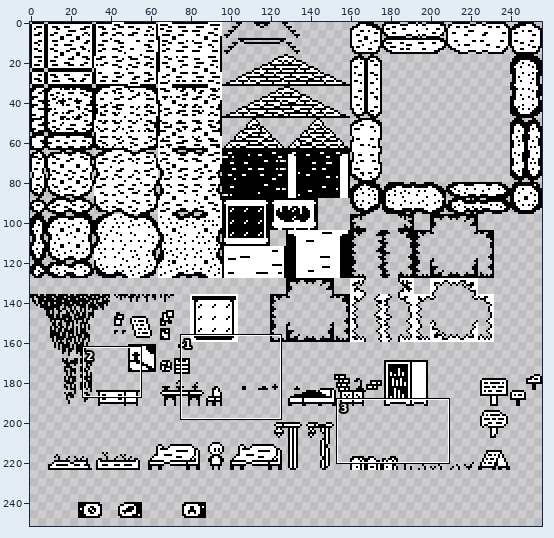
Sprite sheet: art/environment/tileset.png. The picture above shows the old version from afar; the outline marks the close-up.
Close-up. First the earlier version:
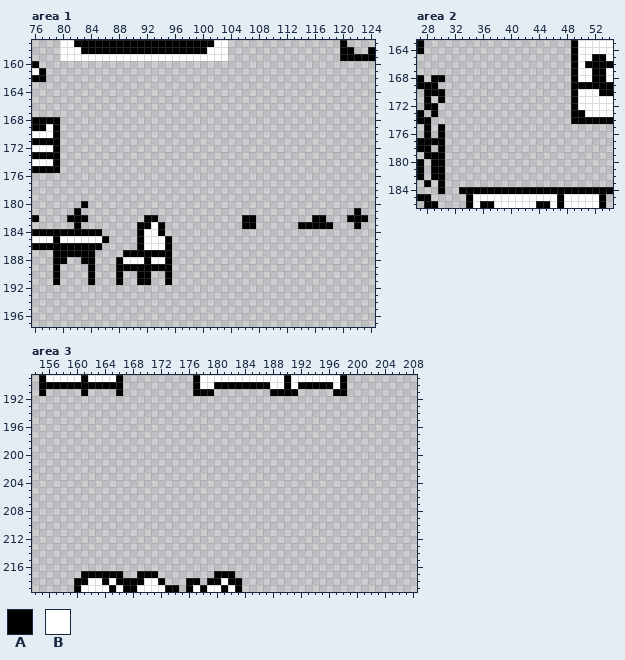
The file is 256x256 pixels. Shown: area 1: x 76..124, y 157..197; area 2: x 27..54, y 163..186; area 3: x 154..208, y 189..219. The wide view leaves out empty margins.
Palette (. is transparent): A #000000  B #ffffff
Pixels before, area 1, first column x 76:
157 ....BBAAAAAAAAAAAAAAAAAAAABB................A....
158 ....BBBAAAAAAAAAAAAAAAAAABBB................AA..A
159 ....BBBBBBBBBBBBBBBBBBBBBBBB................AAAAA
160 A................................................
161 BA...............................................
162 AA...............................................
163 .................................................
164 .................................................
165 .................................................
166 .................................................
167 .................................................
168 AAAA.............................................
169 AABA.............................................
170 BBBA.............................................
171 AAAA.............................................
172 BBBA.............................................
173 AAAA.............................................
174 BBBA.............................................
175 AAAA.............................................
176 .................................................
177 .................................................
178 .................................................
179 .................................................
180 .......A.........................................
181 ......A.......................................A..
182 A....AAA........AA............AA........AA...AAA.
183 ......A........AABA...........AA......AAAAA...A..
184 AAAAAAAAAA.....ABBA..............................
185 BBBABBBBBBA....ABBBA.............................
186 AAAAAAAAAA.....ABBBA.............................
187 ...AAAAAA....AAAAAAA.............................
188 ...AA..AA...ABBBABBA.............................
189 ...A....A...AAAAAAAA.............................
190 ...A....A...A..AA..A.............................
191 ...A....A...A..AA..A.............................
Pixels before, area 2, first column x 27:
163 A.....................ABBBBB
164 A.....................ABBBBB
165 ......................ABBAAB
166 ......................ABAAAA
167 ......................ABBAAB
168 A.AA..................ABBAAB
169 AAA...................AAAAAA
170 .AAA..................ABBBAA
171 .A.A..................ABBBBB
172 .AA...................ABBBBB
173 A.A...................AABBBB
174 AA....................AAAAAA
175 .A.A........................
176 .A.A........................
177 AAAA........................
178 AA.A........................
179 .AAA........................
180 A.AA........................
181 A.AA........................
182 A.AA........................
183 .A.A........................
184 ...A..AAAAAAAAAAAAAAAAAAAAAA
185 AA.....ABBBBBBBBBBBBABBBBBA.
186 .AA....ABAABBBBBBAABABBBBBA.
Pixels before, area 3, first column x 155:
189 ABBBBBABBBBA..........ABBBBBBBBBBBBABBBBBBBA
190 AAAAAAAAAAAA..........ABBAAAAAAAABBABAAAAABA
191 A.....A....A..........AAA........AAAA.....AA
192 ............................................
193 ............................................
194 ............................................
195 ............................................
196 ............................................
197 ............................................
198 ............................................
199 ............................................
200 ............................................
201 ............................................
202 ............................................
203 ............................................
204 ............................................
205 ............................................
206 ............................................
207 ............................................
208 ............................................
209 ............................................
210 ............................................
211 ............................................
212 ............................................
213 ............................................
214 ............................................
215 ............................................
216 ............................................
217 ......AAAAAA..AAA........AAA................
218 .....AABBABAAAABBA...AA.AABAA...............
219 .....ABBBBABAABBBBAA.ABABBABA...............
The same view after the edit:
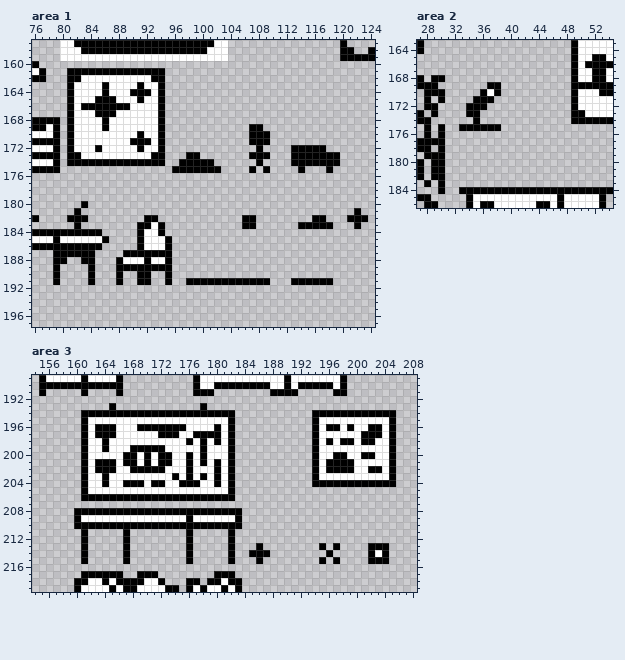
Difference:
Area 1:
y 161: x 81..94 .............. -> AAAAAAAAAAAAAA
y 162: x 81..94 .............. -> AABBBBBBBBBBAA
y 163: x 81..94 .............. -> ABBBBABBBBABBA
y 164: x 81..94 .............. -> ABBBBABBBAAABA
y 165: x 81..94 .............. -> ABBBAAABBBABBA
y 166: x 81..94 .............. -> ABAAAAAAABBBBA
y 167: x 81..94 .............. -> ABBBAAABBBBBBA
y 168: x 81..94 .............. -> ABBBBABBBBBBBA
y 169: x 81..94 .............. -> ABBBBABBBBBBBA; x 107..108 .. -> AA
y 170: x 81..94 .............. -> ABBBBBBBBBABBA; x 107..109 ... -> AAA
y 171: x 81..94 .............. -> ABBBBBBBBAAABA; x 107..109 ... -> AAA
y 172: x 81..94 .............. -> ABBBABBBBBABBA; x 108 . -> A; x 113..117 ..... -> AAAAA
y 173: x 81..94 .............. -> AABBBBBBBBBBAA; x 98..99 .. -> AA; x 107..109 ... -> AAA; x 113..119 ....... -> AAAAAAA
y 174: x 81..94 .............. -> AAAAAAAAAAAAAA; x 97..101 ..... -> AAAAA; x 108 . -> A; x 113..119 ....... -> AAAAAAA
y 175: x 96..102 ....... -> AAAAAAA; x 107 . -> A; x 109 . -> A; x 114 . -> A; x 118 . -> A
y 191: x 98..109 ............ -> AAAAAAAAAAAA; x 113..118 ...... -> AAAAAA
Area 2:
y 169: x 37..38 .. -> AA
y 170: x 36..38 ... -> ABA
y 171: x 35..37 ... -> AAA
y 172: x 34..36 ... -> AAA
y 173: x 34..35 .. -> AA
y 174: x 35 . -> A
y 175: x 33..38 ...... -> AAAAAA
Area 3:
y 193: x 165 . -> A; x 178 . -> A
y 194: x 161..182 ...................... -> AAAAAAAAAAAAAAAAAAAAAA; x 194..205 ............ -> AAAAAAAAAAAA
y 195: x 161..182 ...................... -> ABBBBBBBBBBBBBBBBBBBBA; x 194..205 ............ -> ABBBBBBBBBBA
y 196: x 161..182 ...................... -> ABAAABBBAAAAAAABBBBABA; x 194..205 ............ -> ABAABABBAABA
y 197: x 161..182 ...................... -> ABAAABBBBBBAAABBAAAABA; x 194..205 ............ -> ABBBBBBAAABA
y 198: x 161..182 ...................... -> ABBABBBBBBBBBBBABABABA; x 194..205 ............ -> ABABAABAABBA
y 199: x 161..182 ...................... -> ABBABBBAAAAABBBBBABBBA; x 194..205 ............ -> ABBBBBBBBBBA
y 200: x 161..182 ...................... -> ABBBBBAABABAABBABABBBA; x 194..205 ............ -> ABBAABBAABBA
y 201: x 161..182 ...................... -> ABAAABAABABAABBABABABA; x 194..205 ............ -> ABAAAABBBBBA
y 202: x 161..182 ...................... -> ABAAABBAAAAABBBABBBABA; x 194..205 ............ -> ABAAAABBAABA
y 203: x 161..182 ...................... -> ABBABBBBBBBBBABABABABA; x 194..205 ............ -> ABBBBBBBBBBA
y 204: x 161..182 ...................... -> ABBABBAAABAABBAAABBABA; x 194..205 ............ -> AAAAAAAAAAAA
y 205: x 161..182 ...................... -> ABBBBBBBBBBBBBBBBBBBBA
y 206: x 161..182 ...................... -> AAAAAAAAAAAAAAAAAAAAAA
y 208: x 160..183 ........................ -> AAAAAAAAAAAAAAAAAAAAAAAA
y 209: x 160..183 ........................ -> ABBBBBBBBBBBBBBBABBBBBBA
y 210: x 160..183 ........................ -> AAAAAAAAAAAAAAAAAAAAAAAA
y 211..212: x 161 . -> A; x 167 . -> A; x 176 . -> A; x 182 . -> A
y 213: x 161 . -> A; x 167 . -> A; x 176 . -> A; x 182 . -> A; x 186 . -> A; x 195 . -> A; x 197 . -> A; x 202..204 ... -> AAA
y 214: x 161 . -> A; x 167 . -> A; x 176 . -> A; x 182 . -> A; x 185..187 ... -> AAA; x 196 . -> A; x 202..204 ... -> ABA
y 215: x 161 . -> A; x 167 . -> A; x 176 . -> A; x 182 . -> A; x 186 . -> A; x 195 . -> A; x 197 . -> A; x 202..204 ... -> AAA
Where, in picture pixels (left, top, right, bottom), the same in both close-ups:
added: (67, 68, 221, 173)
added: (249, 124, 340, 173)
added: (186, 278, 333, 285)
added: (459, 82, 501, 131)
added: (74, 403, 270, 564)
added: (312, 410, 396, 487)
added: (319, 543, 340, 564)
added: (368, 543, 389, 564)
